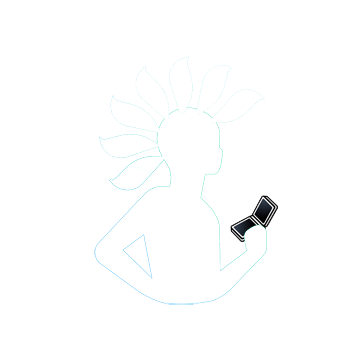
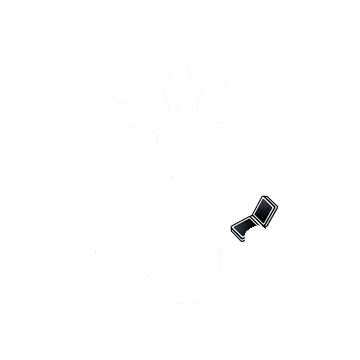
Layers edited between the first and the second w=360, h=360 image:
painted on "Layer 1" over [94, 56, 267, 305]
